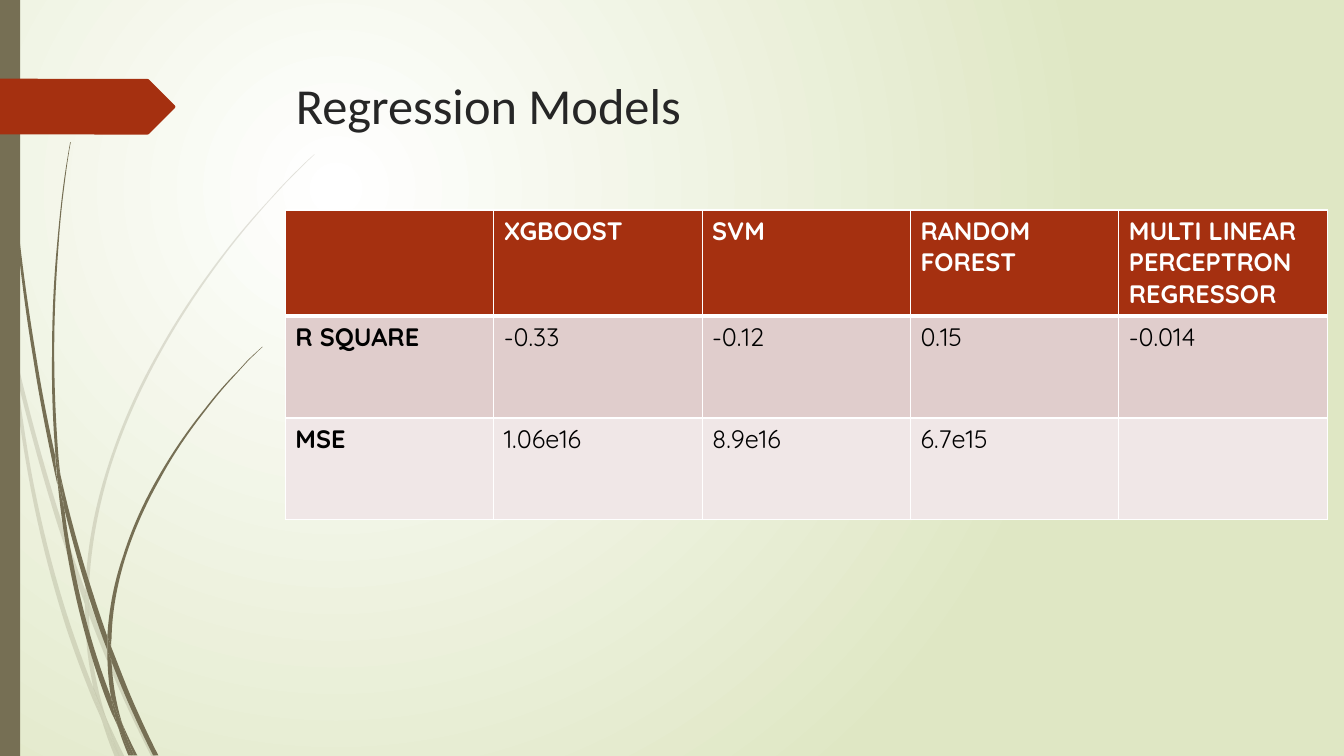
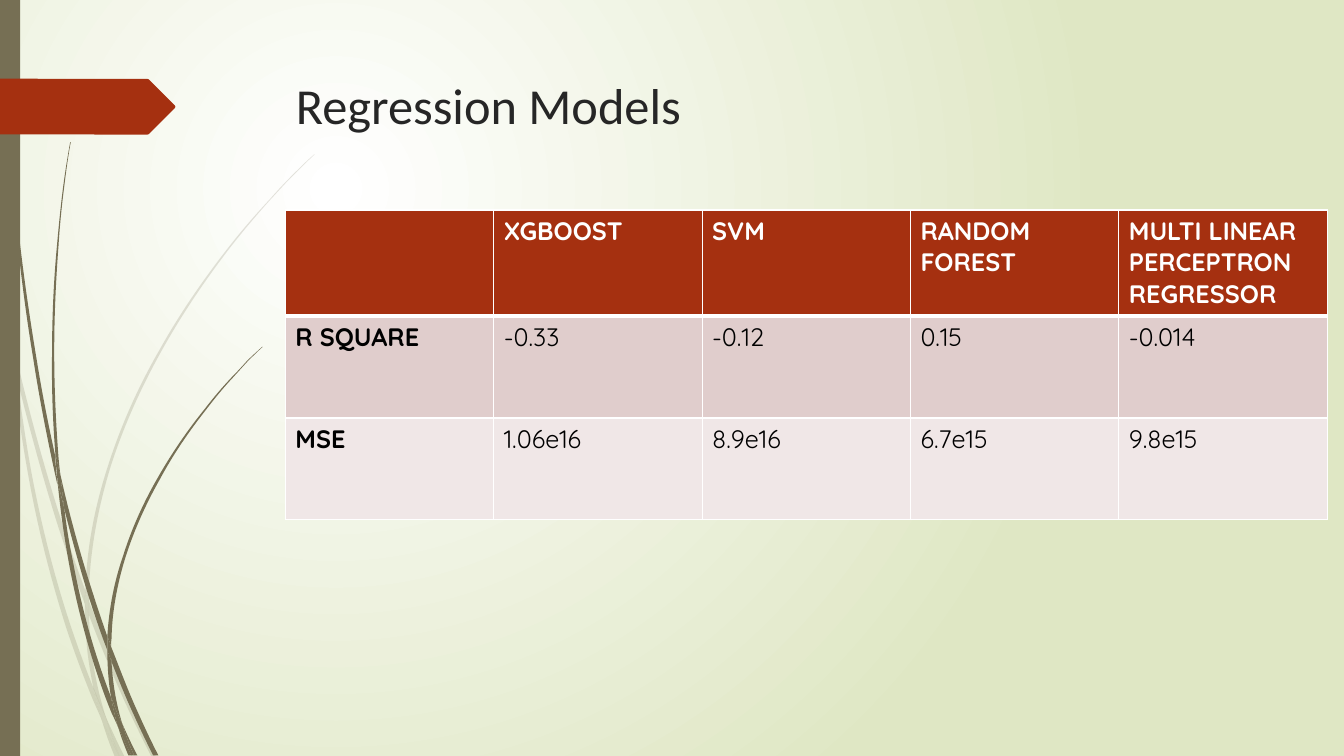
Before and after one commit to Prakshita/Machine-Learning-Project, a slide deck: slide 13 of Box Office Forecast.pptx (slide 12 before the commit). Drawn at 1344x756 pixels with LibreOffice and Linux fonts; fonts in the diff are those of the drawing. Boxes give left, top, right and bottom in pixels: in the first picture for what was removed or moved away, otherwise in the second. Text is boxed around its words. In the diff, an @@ line names an element or a change of style, - is before the commit and + after.

```diff
--- a/Box Office Forecast.pptx
+++ b/Box Office Forecast.pptx
@@ table at bbox=[285, 210, 1329, 519] @@
-row 3, column 5: 
+row 3, column 5: 9.8e15
```
Also in this commit, not shown: 2 other slides changed, 3 slides added.
